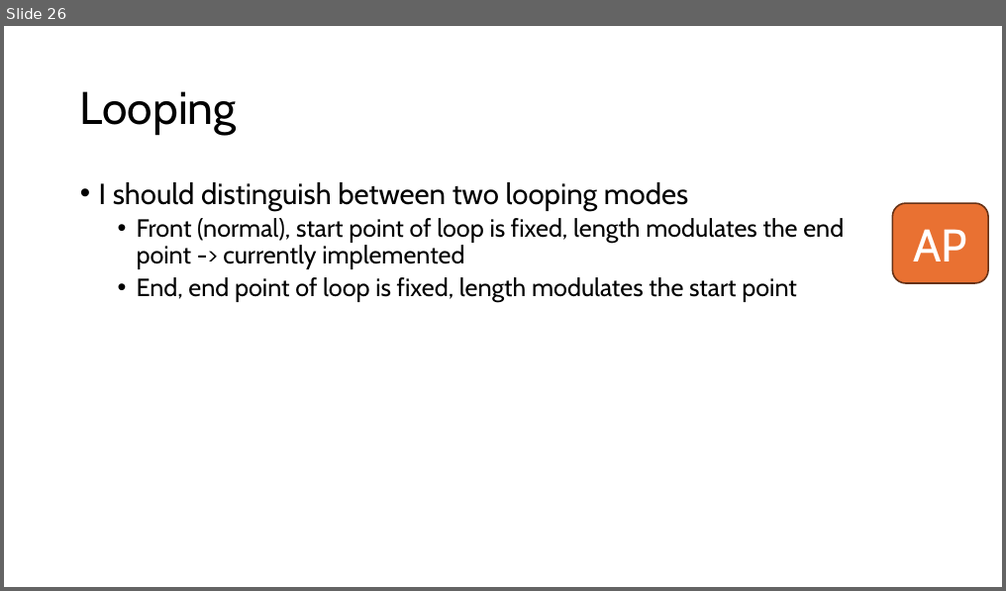
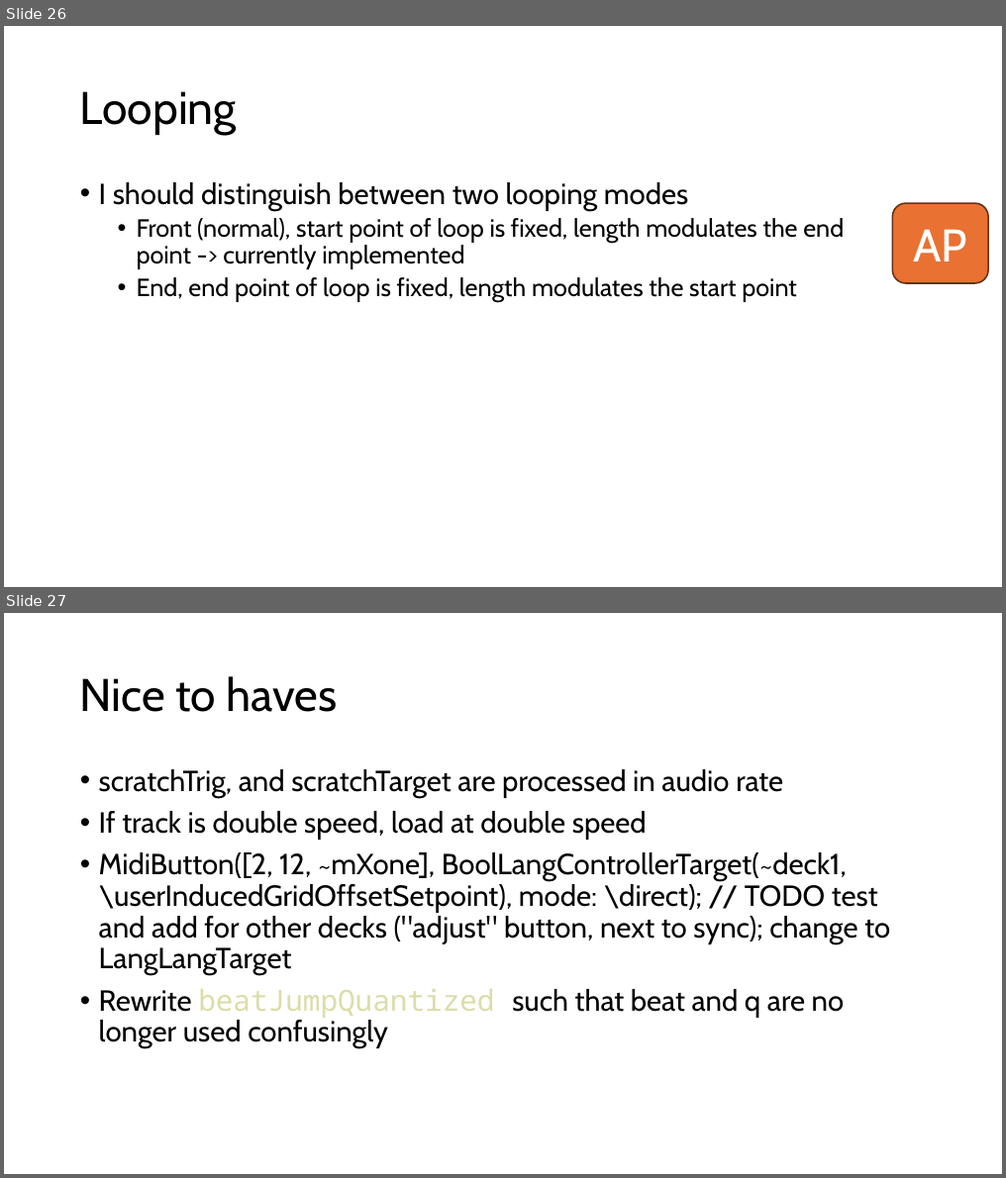
Before and after one commit to pier3100/SUDJ-peripheral, a slide deck: Design Log/DJ deck.pptx. Shown one above the other, each under a label of ours: slide 26 before the commit, slides 26 and 27 after it. The pictures are 1006x591 and 1006x1178 pixels, drawn with LibreOffice and Linux fonts; fonts in the diff are those of the drawing. Boxes give left, top, right and bottom in pixels: in the first picture for what was removed or moved away, otherwise in the second. Text is boxed around its words. In the diff, an @@ line names an element or a change of style, - is before the commit and + after.

```diff
--- a/Design Log/DJ deck.pptx
+++ b/Design Log/DJ deck.pptx
@@ slide 27 added at bbox=[4, 613, 1002, 1174], background #FFFFFF @@
@@ title added at bbox=[80, 676, 338, 712], 44 pt, text #000000 @@
+Nice to haves
@@ text added at bbox=[99, 769, 890, 1050], 28 pt, text #000000 @@
+• scratchTrig, and scratchTarget are processed in audio rate
+• If track is double speed, load at double speed
+• MidiButton([2, 12, ~mXone], BoolLangControllerTarget(~deck1, \userInducedGridOffsetSetpoint), mode: \direct); // TODO test and add for other decks ("adjust" button, next to sync); change to LangLangTarget
+• Rewrite beatJumpQuantized such that beat and q are no longer used confusingly
```
Also in this commit, not shown: 6 other files.
